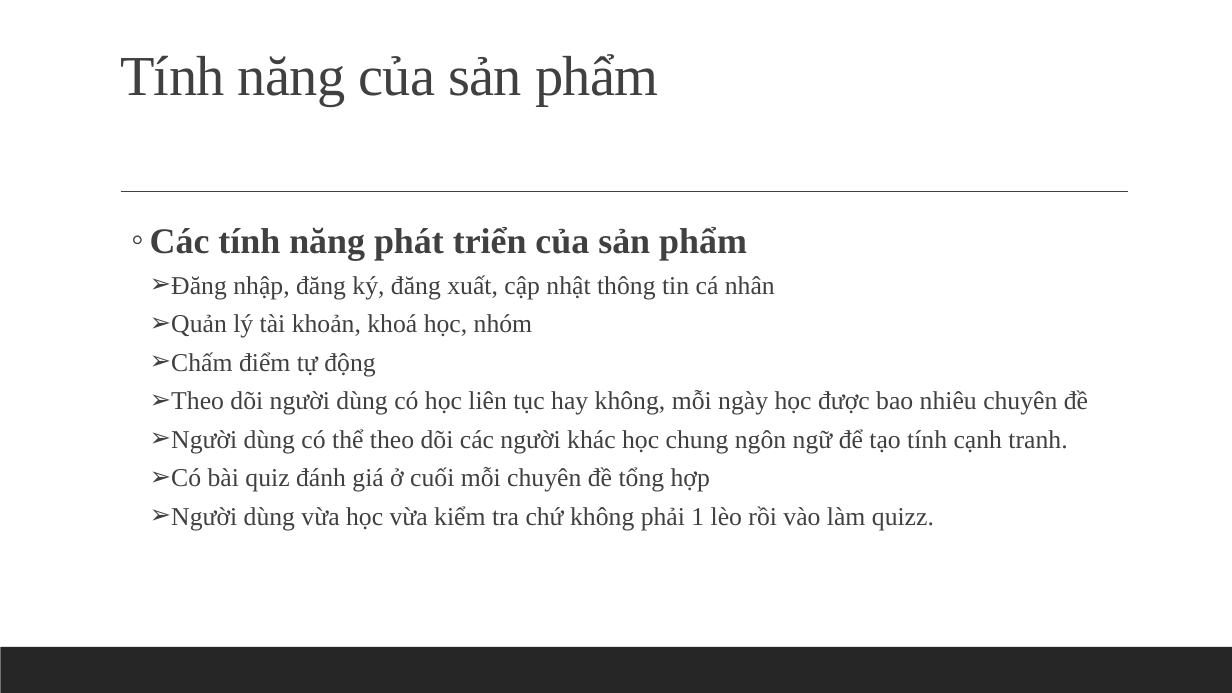
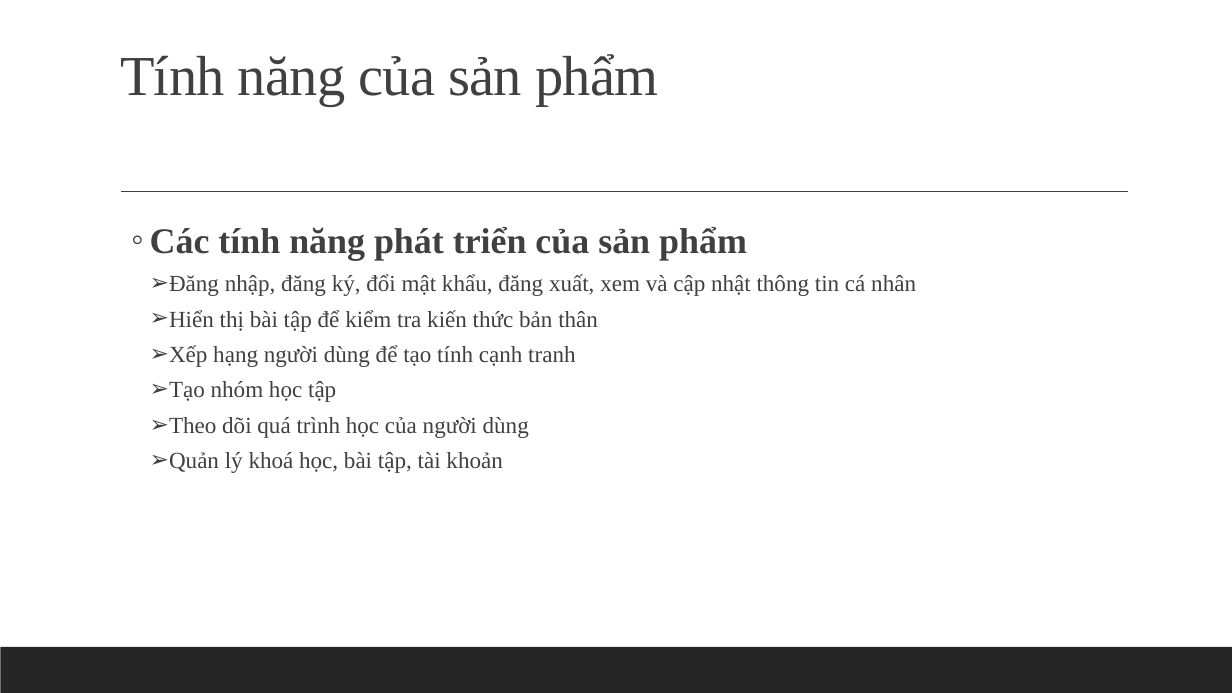
Before and after one commit to huynhquangminh/18HCB_QuanLyQuyTrinhPhanMem, a slide deck: slide 29 of Documents/TongHop/BaoCaoTrcDuAn/Nhom_3_Tuan_2.pptx (slide 36 before the commit). Drawn at 1232x693 pixels with LibreOffice and Linux fonts; fonts in the diff are those of the drawing. Boxes give left, top, right and bottom in pixels: in the first picture for what was removed or moved away, otherwise in the second. Text is boxed around its words. In the diff, an @@ line names an element or a change of style, - is before the commit and + after.

```diff
--- a/Documents/TongHop/BaoCaoTrcDuAn/Nhom_3_Tuan_2.pptx
+++ b/Documents/TongHop/BaoCaoTrcDuAn/Nhom_3_Tuan_2.pptx
@@ text at [169,274,916,473]: text changed; size 20 to 18 pt @@
-    ➢ Đăng nhập, đăng ký, đăng xuất, cập nhật thông tin cá nhân
-    ➢ Quản lý tài khoản, khoá học, nhóm
-    ➢ Chấm điểm tự động
-    ➢ Theo dõi người dùng có học liên tục hay không, mỗi ngày học được bao nhiêu chuyên đề
-    ➢ Người dùng có thể theo dõi các người khác học chung ngôn ngữ để tạo tính cạnh tranh.
-    ➢ Có bài quiz đánh giá ở cuối mỗi chuyên đề tổng hợp
-    ➢ Người dùng vừa học vừa kiểm tra chứ không phải 1 lèo rồi vào làm quizz.
+    ➢ Đăng nhập, đăng ký, đổi mật khẩu, đăng xuất, xem và cập nhật thông tin cá nhân
+    ➢ Hiển thị bài tập để kiểm tra kiến thức bản thân
+    ➢ Xếp hạng người dùng để tạo tính cạnh tranh
+    ➢ Tạo nhóm học tập
+    ➢ Theo dõi quá trình học của người dùng
+    ➢ Quản lý khoá học, bài tập, tài khoản
```
Also in this commit, not shown: 15 other slides changed, 1 slide added, 7 slides removed, 6 other files.
